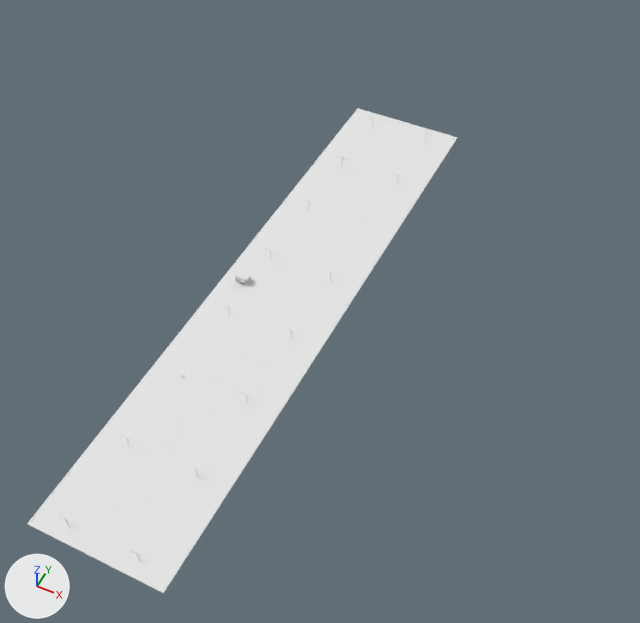
What one commit did to the OBJ model public/res/models/levelone.obj.
Both versions are drawn from a 50 mm lens placed at (36.1, -44.3, 77.4), pointed at (3.5, 21.1, -4.3). Lighting does not change. The marker at lower left points along +X, +Y and +Z. Where no turn or scale is listed for an object, it has been applied to the vertices.

Names of what the first picture shows: 'floor_Cube.002'.
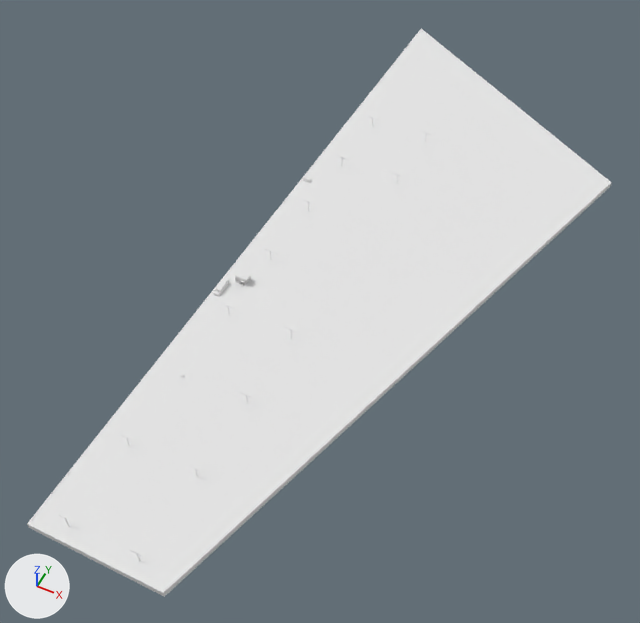
Where the change shows, as pixel boxes [x1, y1, x2, y2] in the pictures (640 x 623 px; the box of a moved part takes in the faces that stretch with it):
```json
{"object": "floor_Cube.002", "change": "reshaped", "before": [27, 108, 457, 593], "after": [27, 29, 612, 597], "on screen": "36% wider, 17% taller"}
{"object": "bus_Cube.027", "change": "added", "after": [213, 277, 229, 297]}
{"part": 1, "of": "me_floor_cube_002", "change": "moved or reshaped", "before": [39, 530, 162, 593], "after": [27, 524, 164, 596]}
{"part": 2, "of": "me_floor_cube_002", "change": "moved or reshaped", "before": [28, 108, 358, 523], "after": [28, 29, 421, 523]}
{"part": 3, "of": "me_floor_cube_002", "change": "moved or reshaped", "before": [164, 140, 456, 592], "after": [163, 182, 612, 597]}
{"part": 4, "of": "me_floor_cube_002", "change": "moved or reshaped", "before": [163, 108, 457, 593], "after": [163, 29, 611, 593]}
```

The change, as JSON lines over the scene's bpy script:
```json
{"block": "me_floor_cube_002", "where": "me_floor_cube_002.from_pydata(...)  # 16 vertices, 14 faces; spans x -7.8..7.8, y -19.5..56.0, z -0.2..-0.1"}
{"block": "me_floor_cube_002", "where": "# used by ob_floor_cube_002; location = (0.0, 0.0, 0.0)"}
{"block": "me_floor_cube_002", "change": "me_floor_cube_002 part 1: all 2 vertices in x -7.8..7.8, y -19.5, z -0.2 are moved by (0.0, 0.0, -0.7)"}
{"block": "me_floor_cube_002", "change": "me_floor_cube_002 part 2: all 3 vertices in x -7.8..-7.6, y 55.5..56.0, z -0.1 are moved by (0.0, 24.6, 0.0)"}
{"block": "me_floor_cube_002", "change": "me_floor_cube_002 part 3: the 1 vertex in x 7.8, y 56.0, z -0.2 is moved by (22.0, 0.0, -0.7)"}
{"block": "me_floor_cube_002", "change": "me_floor_cube_002 part 4: all 3 vertices in x 7.6..7.8, y 55.5..56.0, z -0.1 are moved by (22.0, 0.0, 0.0)"}
{"op": "add", "block": "me_bus_cube_027", "code": ["me_bus_cube_027 = bpy.data.meshes.new('bus_Cube.027')", "me_bus_cube_027.from_pydata(...)  # 62 vertices, 60 faces; spans x -7.45..-6.6, y 14.43..16.91, z -0.19..0.58", "me_bus_cube_027.materials.append(mat_none)  # white #e7e7e7"]}
{"op": "add", "block": "ob_bus_cube_027", "code": ["ob_bus_cube_027 = bpy.data.objects.new('bus_Cube.027', me_bus_cube_027)", "ob_bus_cube_027.location = (0.0, 0.0, 0.0)"]}
```
